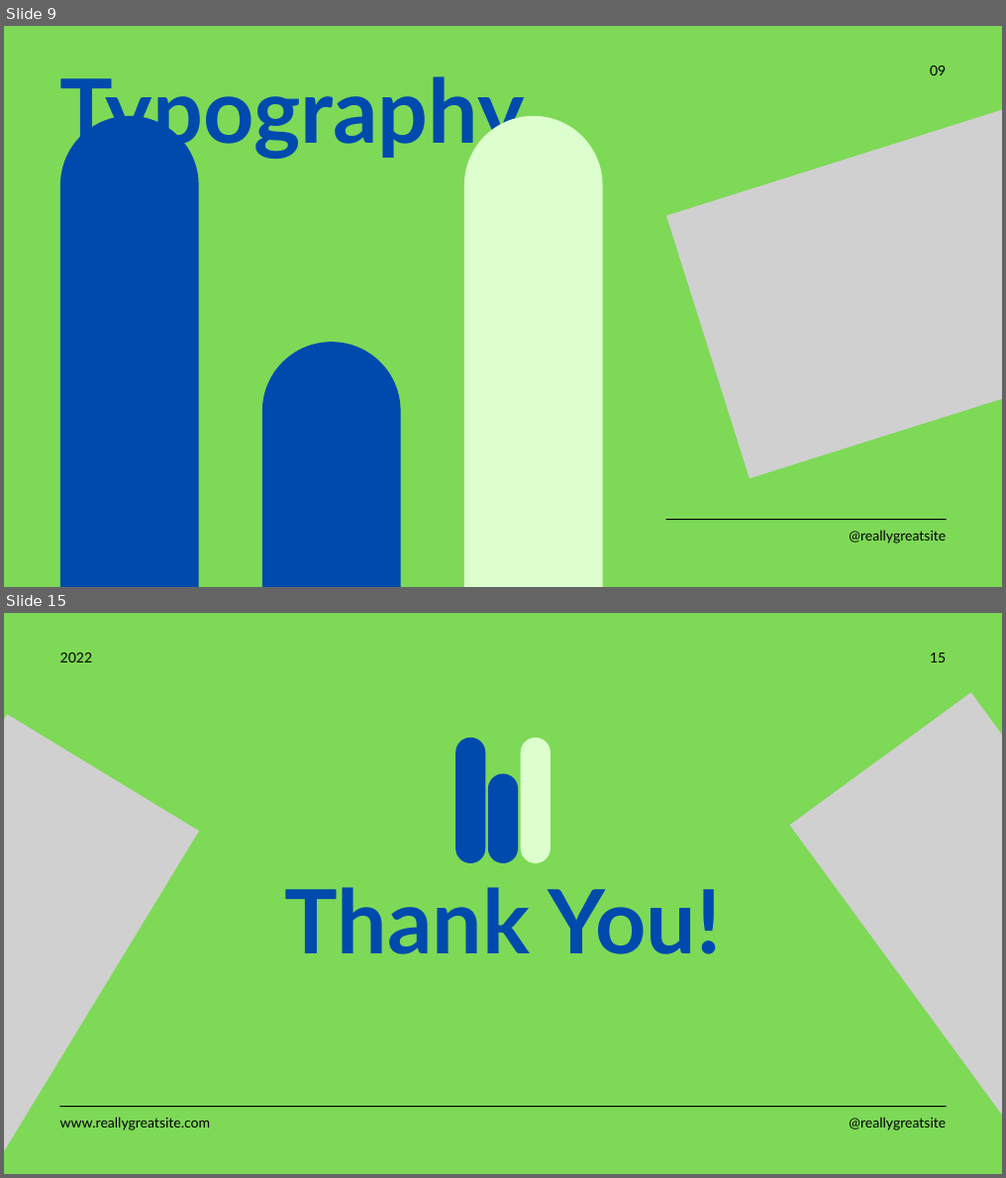
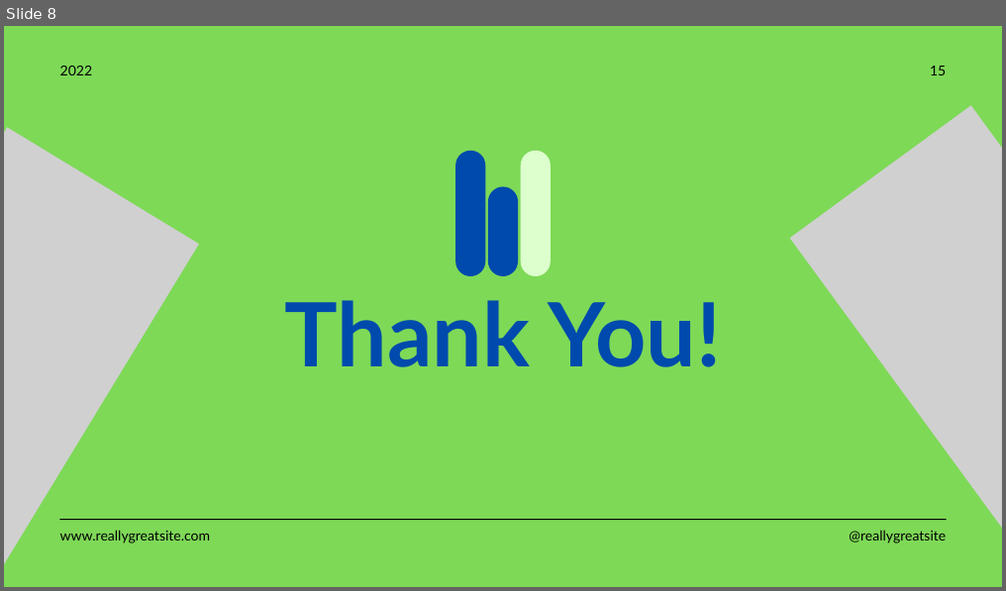
Before and after one commit to datdatnguyen2609/jit_intern, a slide deck: report/monthly_report/first_month_intern_report_nguyenthanhdat.pptx. Shown one above the other, each under a label of ours: slides 9 and 15 before the commit, slide 8 after it; the slides between them are not shown. The pictures are 1006x1178 and 1006x591 pixels, drawn with LibreOffice and Linux fonts; fonts in the diff are those of the drawing; grey boxes stand for pictures. Boxes give left, top, right and bottom in pixels: in the first picture for what was removed or moved away, otherwise in the second. Text is boxed around its words. In the diff, an @@ line names an element or a change of style, - is before the commit and + after.

```diff
--- a/report/monthly_report/first_month_intern_report_nguyenthanhdat.pptx
+++ b/report/monthly_report/first_month_intern_report_nguyenthanhdat.pptx
@@ slide 9 removed at (4,26,1002,587), background #7ED957 @@
@@ text removed at (60,76,525,160) @@
-Typography
@@ picture removed at (666,75,1002,478) @@
@@ text removed at (930,66,945,76) @@
-09
@@ line removed from (130, 587) to (130, 185) @@
@@ line removed from (534, 587) to (534, 185) @@
@@ line removed from (332, 587) to (332, 411) @@
@@ line removed from (666, 519) to (946, 519) @@
@@ text removed at (848,530,945,544) @@
-@reallygreatsite
@@ what was slide 15 is now slide 8 @@
```
Also in this commit, not shown: 1 slide changed, 6 slides added, 12 other slides removed.
